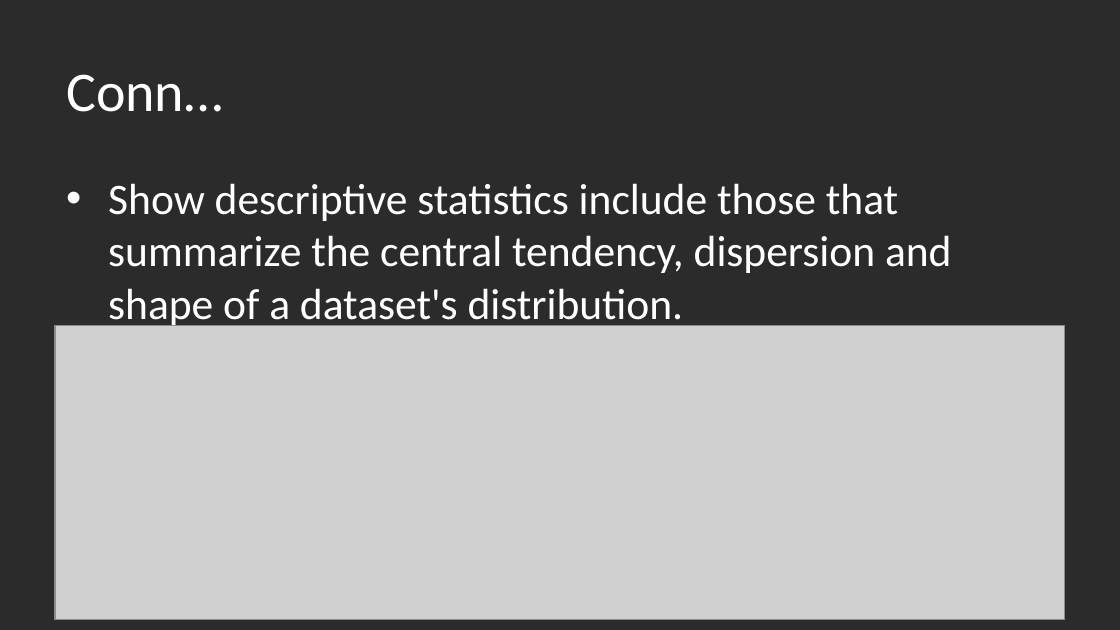
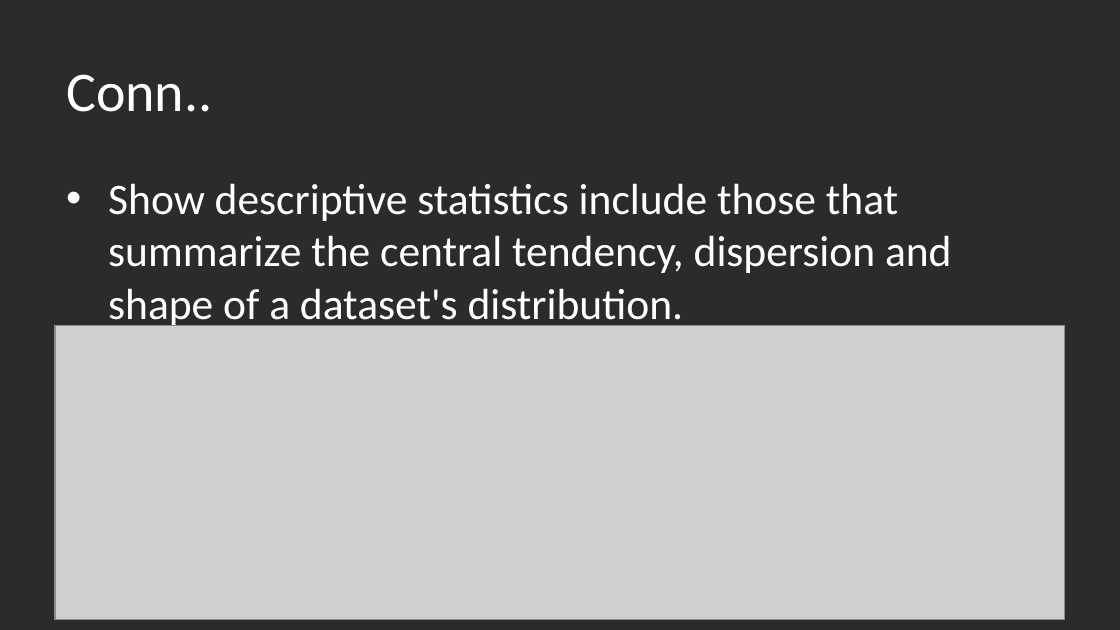
Before and after one commit to sherifRoshdy/Machine-learning-project, a slide deck: slide 14 of ML.pptx (slide 11 before the commit). Drawn at 1120x630 pixels with LibreOffice and Linux fonts; fonts in the diff are those of the drawing; grey boxes stand for pictures; background and template pictures are left out; a plain dark background stands for a picture behind light text. Boxes give left, top, right and bottom in pixels: in the first picture for what was removed or moved away, otherwise in the second. Text is boxed around its words. In the diff, an @@ line names an element or a change of style, - is before the commit and + after.

```diff
--- a/ML.pptx
+++ b/ML.pptx
@@ title at bbox=[66, 74, 212, 112]: text changed @@
-Conn…
+Conn..
```
Also in this commit, not shown: 6 other slides changed, 22 slides added, 1 slide removed, 1 other file.
